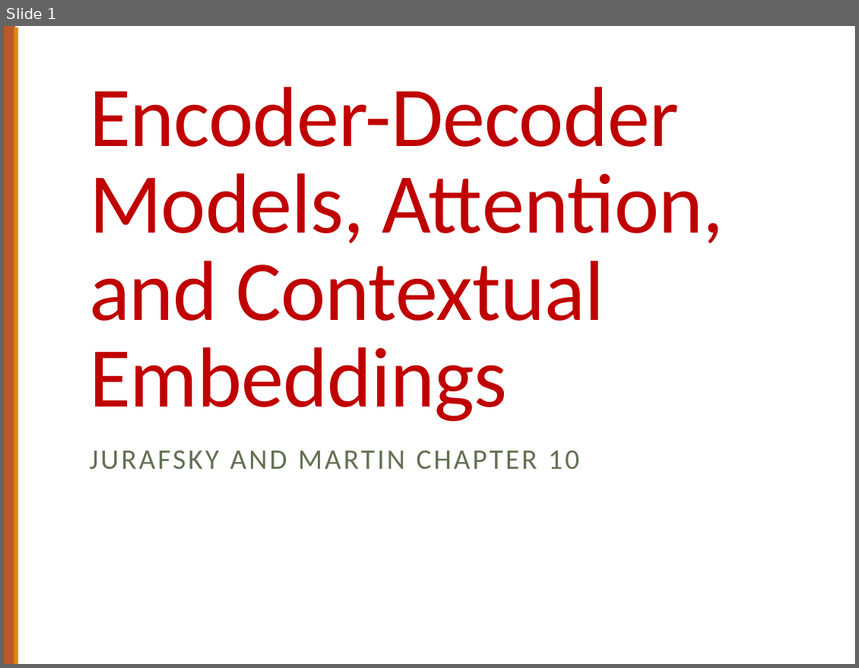
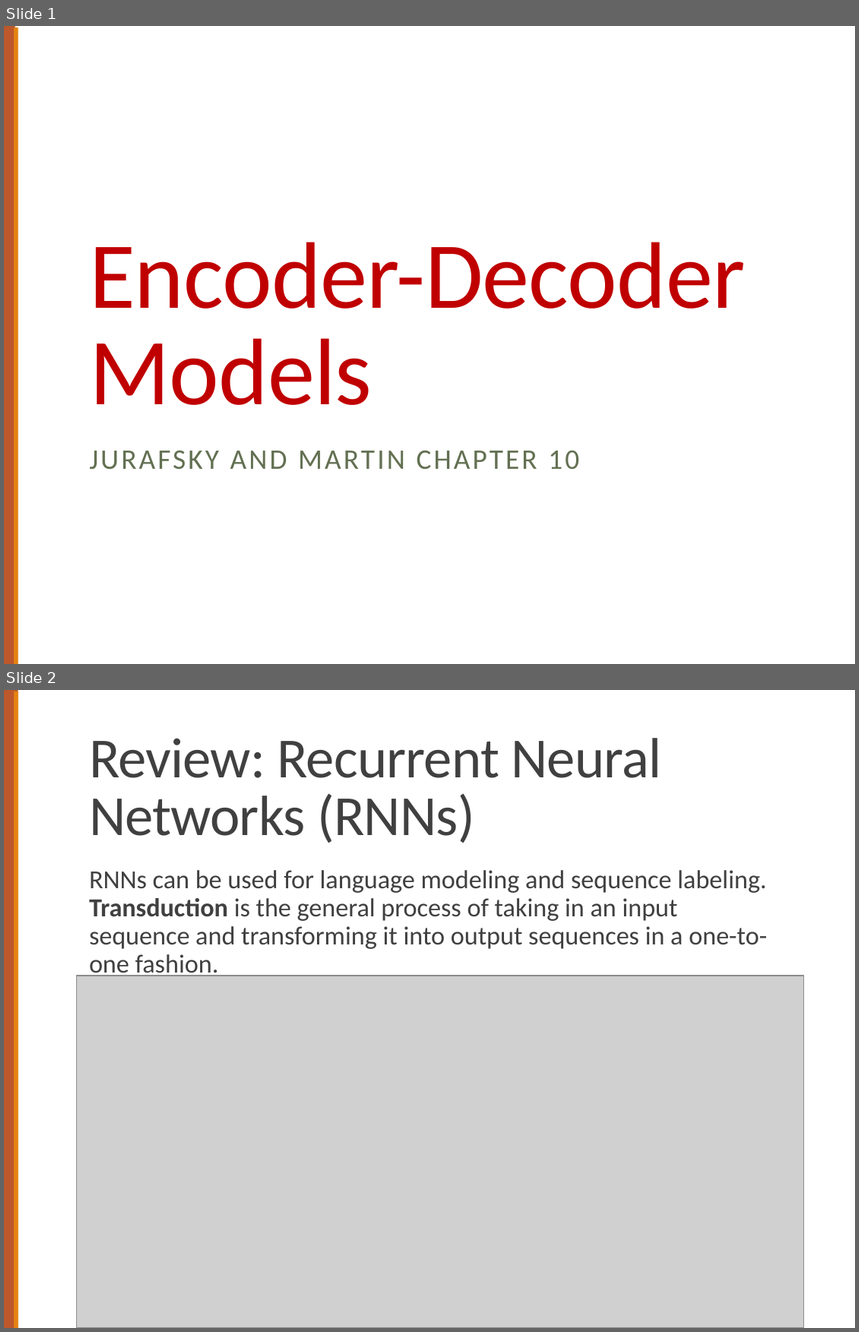
Before and after one commit to computational-linguistics-class/computational-linguistics-class.github.io, a slide deck: slides/18-encoder-decoder-models.pptx. Shown one above the other, each under a label of ours: slide 1 before the commit, slides 1 and 2 after it. The pictures are 859x668 and 859x1332 pixels, drawn with LibreOffice and Linux fonts; fonts in the diff are those of the drawing; grey boxes stand for pictures. Boxes give left, top, right and bottom in pixels: in the first picture for what was removed or moved away, otherwise in the second. Text is boxed around its words. In the diff, an @@ line names an element or a change of style, - is before the commit and + after.

```diff
--- a/slides/18-encoder-decoder-models.pptx
+++ b/slides/18-encoder-decoder-models.pptx
@@ slide 2 added at box(4, 690, 855, 1328), background #FFFFFF; not listed: 1 template element that a slide beside it also shows @@
@@ rectangle added at box(4, 690, 18, 1328), fill #BD582C @@
@@ title added at box(89, 738, 661, 843), 48 pt, text #404040 @@
+Review: Recurrent Neural Networks (RNNs)
@@ text added at box(89, 870, 767, 979), 22 pt, text #404040 @@
+  RNNs can be used for language modeling and sequence labeling. Transduction is the general process of taking in an input sequence and transforming it into output sequences in a one-to-one fashion.
@@ picture added at box(76, 976, 804, 1328) @@
@@ slide 1 changed as well @@
@@ title at box(89, 242, 746, 405): text changed; size 72 to 80 pt @@
-Encoder-Decoder Models, Attention,
-and Contextual Embeddings
+Encoder-Decoder Models
```
Also in this commit, not shown: 4 other slides changed, 19 other slides added, 2 other files.
